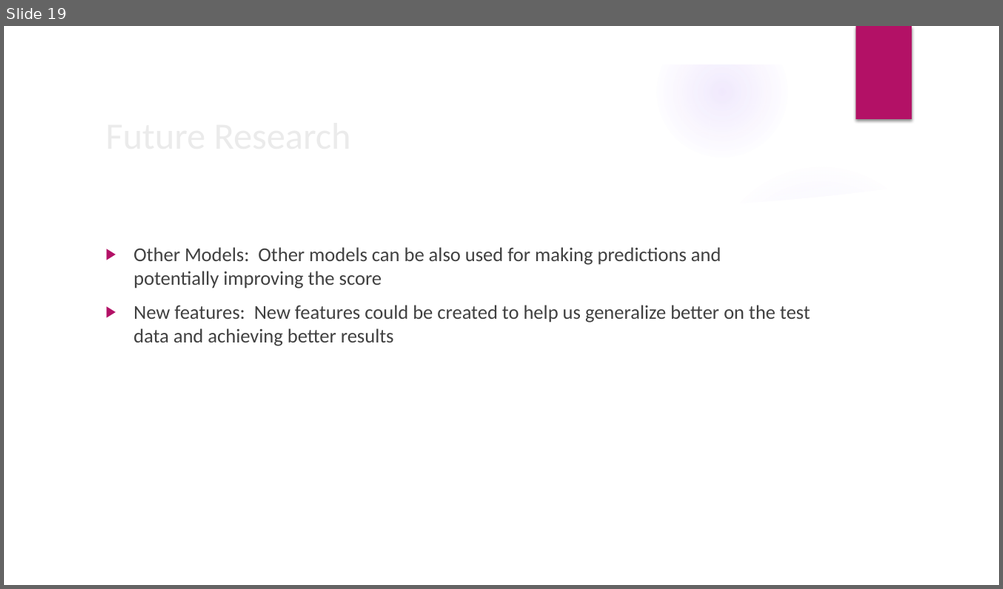
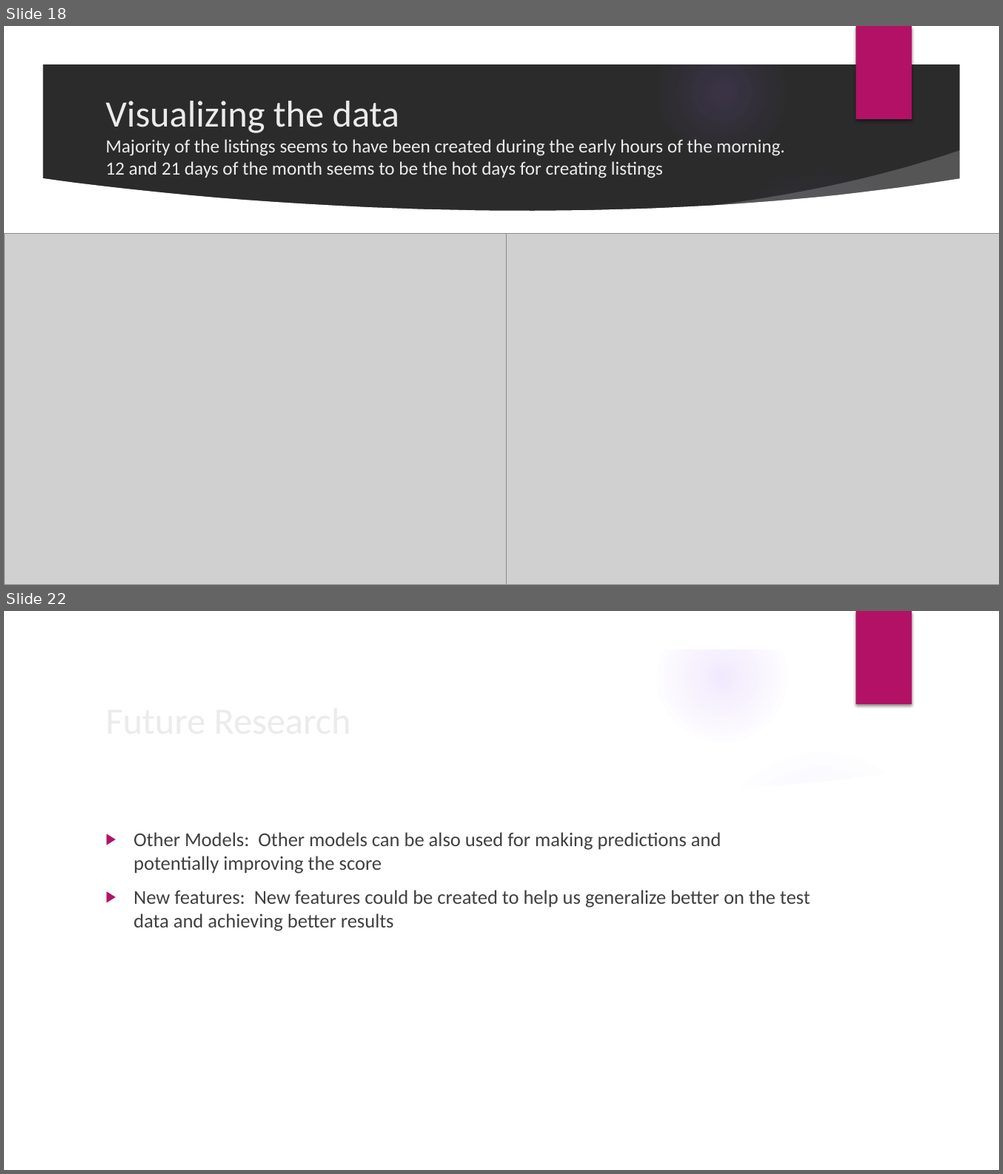
Before and after one commit to SidhantAB/Springboard-data-science-intensive-Capstone-project, a slide deck: Capstone Project Presentation.pptx. Shown one above the other, each under a label of ours: slide 19 before the commit, slides 18 and 22 after it; the slides between them are not shown. The pictures are 1003x589 and 1003x1174 pixels, drawn with LibreOffice and Linux fonts; fonts in the diff are those of the drawing; grey boxes stand for pictures; background and template pictures are left out; a plain dark background stands for a picture behind light text. Boxes give left, top, right and bottom in pixels: in the first picture for what was removed or moved away, otherwise in the second. Text is boxed around its words. In the diff, an @@ line names an element or a change of style, - is before the commit and + after.

```diff
--- a/Capstone Project Presentation.pptx
+++ b/Capstone Project Presentation.pptx
@@ slide 18 added at bbox=[4, 26, 999, 585], background picture (left out); not listed: 9 template elements that a slide beside it also shows @@
@@ title added at bbox=[105, 101, 785, 178], 18 pt, text #EBEBEB @@
+Visualizing the data
+Majority of the listings seems to have been created during the early hours of the morning. 12 and 21 days of the month seems to be the hot days for creating listings
@@ picture added at bbox=[4, 234, 506, 585] @@
@@ picture added at bbox=[506, 234, 999, 585] @@
@@ what was slide 19 is now slide 22 @@
```
Also in this commit, not shown: 13 slides changed, 6 other slides added, 4 slides removed.
